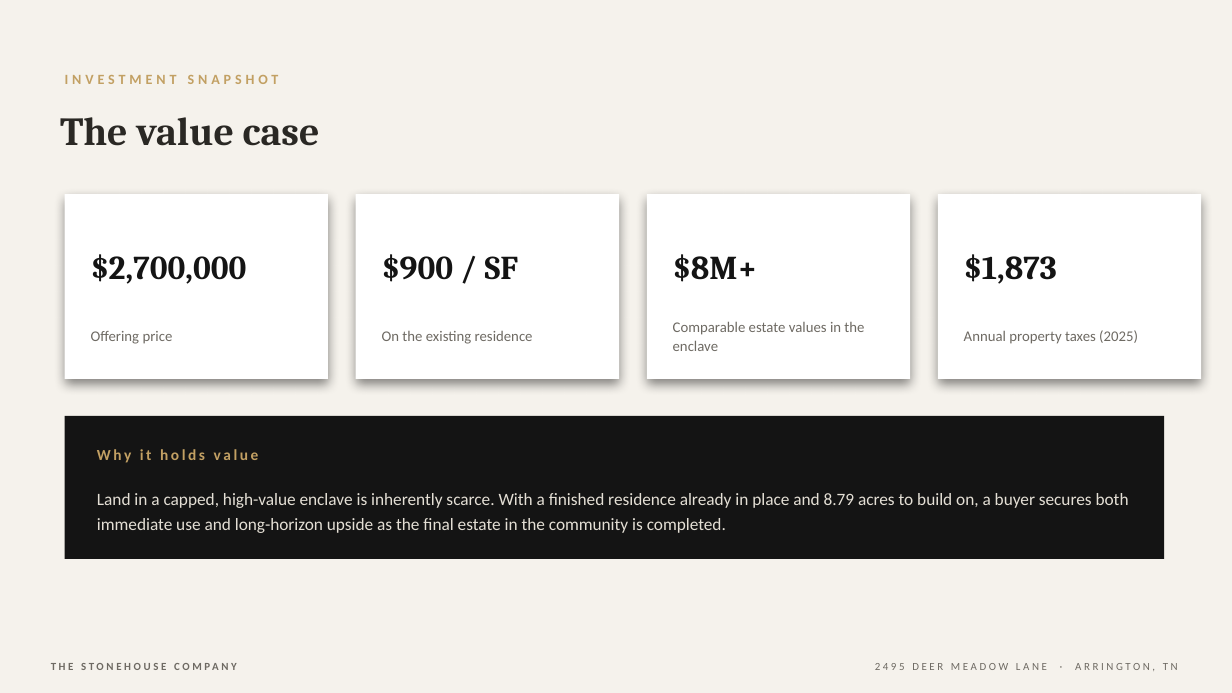
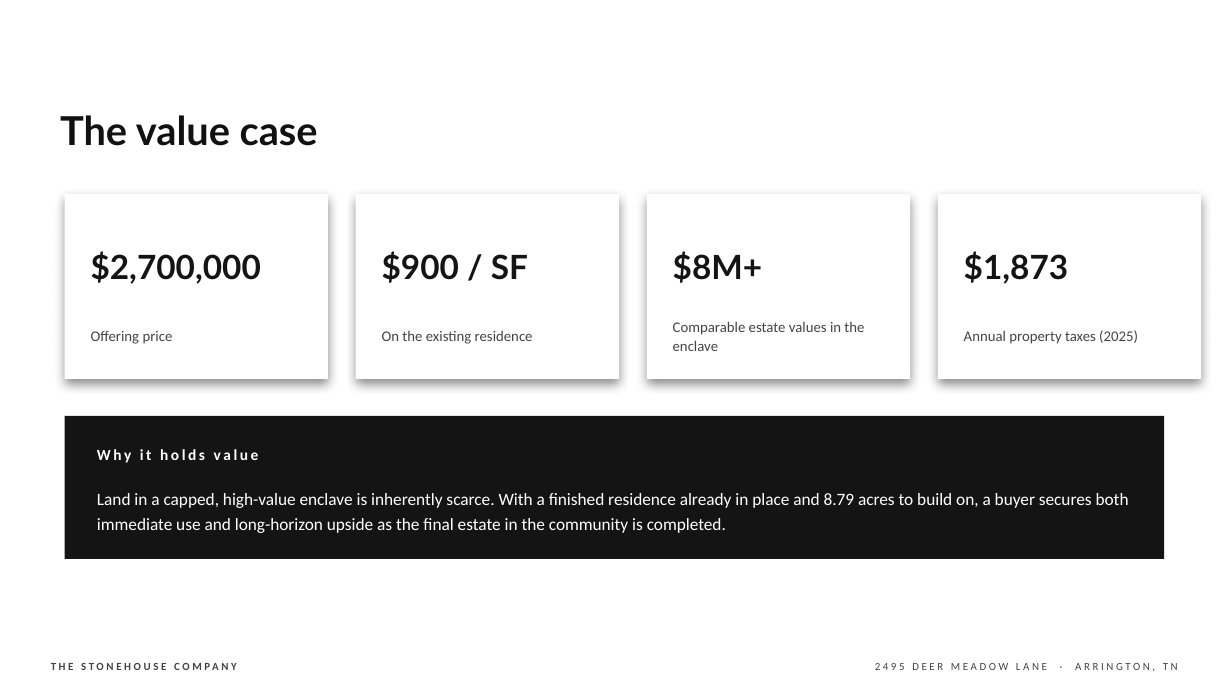
Before and after one commit to The-Stonehouse-Company/Dashboard, a slide deck: slide 33 of assets/listings/2495-deer-meadow-ln/showcase-deck.pptx. Drawn at 1232x693 pixels with LibreOffice and Linux fonts; fonts in the diff are those of the drawing. Boxes give left, top, right and bottom in pixels: in the first picture for what was removed or moved away, otherwise in the second. Text is boxed around its words. In the diff, an @@ line names an element or a change of style, - is before the commit and + after.

```diff
--- a/assets/listings/2495-deer-meadow-ln/showcase-deck.pptx
+++ b/assets/listings/2495-deer-meadow-ln/showcase-deck.pptx
@@ background #F5F2EC to #FFFFFF @@
@@ text removed at bbox=[65, 75, 279, 84] @@
-INVESTMENT SNAPSHOT
@@ text "The value case" at bbox=[60, 115, 318, 146]: font Cambria to Lato, text colour #2A2824 to #111111 @@
@@ font Cambria to Lato in 4 elements at bbox=[91, 251, 261, 284], bbox=[382, 251, 528, 283], bbox=[673, 251, 763, 283], bbox=[964, 251, 1069, 284] @@
@@ text "Why it holds value" at bbox=[97, 449, 259, 463]: text colour #C2A063 to #FFFFFF @@
@@ text "Land in a capped, high-value ..." at bbox=[97, 493, 1129, 533]: text colour #E4DFD5 to #FFFFFF @@
@@ text colour #6E6A63 to #444444 in 6 elements at bbox=[91, 331, 173, 344], bbox=[382, 331, 533, 344], bbox=[673, 321, 864, 351], bbox=[964, 330, 1138, 344], bbox=[396, 518, 419, 530], bbox=[875, 663, 1178, 671] @@
```
Also in this commit, not shown: 13 other slides changed.
